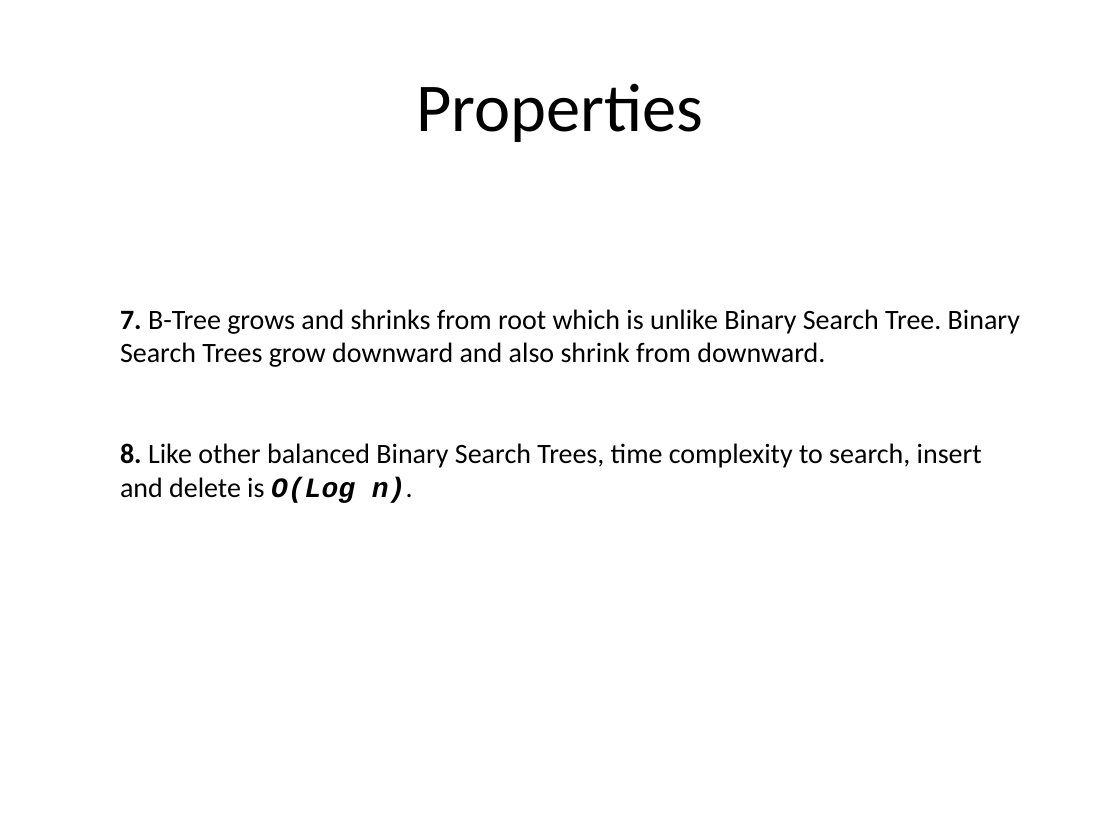
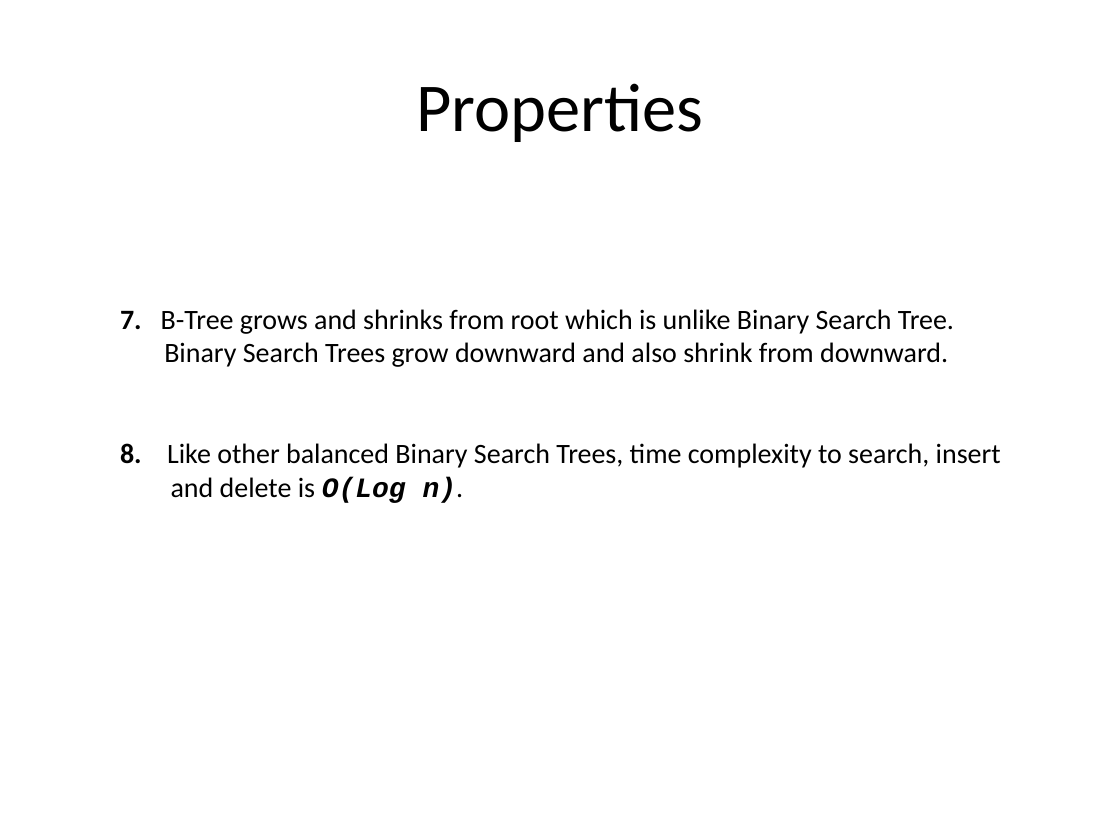
Before and after one commit to rugbyprof/5303-Adv-Database, a slide deck: slide 11 of btree.pptx. Drawn at 1120x840 pixels with LibreOffice and Linux fonts; fonts in the diff are those of the drawing. Boxes give left, top, right and bottom in pixels: in the first picture for what was removed or moved away, otherwise in the second. Text is boxed around its words. In the diff, an @@ line names an element or a change of style, - is before the commit and + after.

```diff
--- a/btree.pptx
+++ b/btree.pptx
@@ text at bbox=[120, 309, 1001, 503]: text changed @@
-7. B-Tree grows and shrinks from root which is unlike Binary Search Tree. Binary Search Trees grow downward and also shrink from downward.
-8. Like other balanced Binary Search Trees, time complexity to search, insert and delete is O(Log n).
+7. B-Tree grows and shrinks from root which is unlike Binary Search Tree.
+Binary Search Trees grow downward and also shrink from downward.
+8. Like other balanced Binary Search Trees, time complexity to search, insert
+and delete is O(Log n).
```
Also in this commit, not shown: 7 other slides changed.
